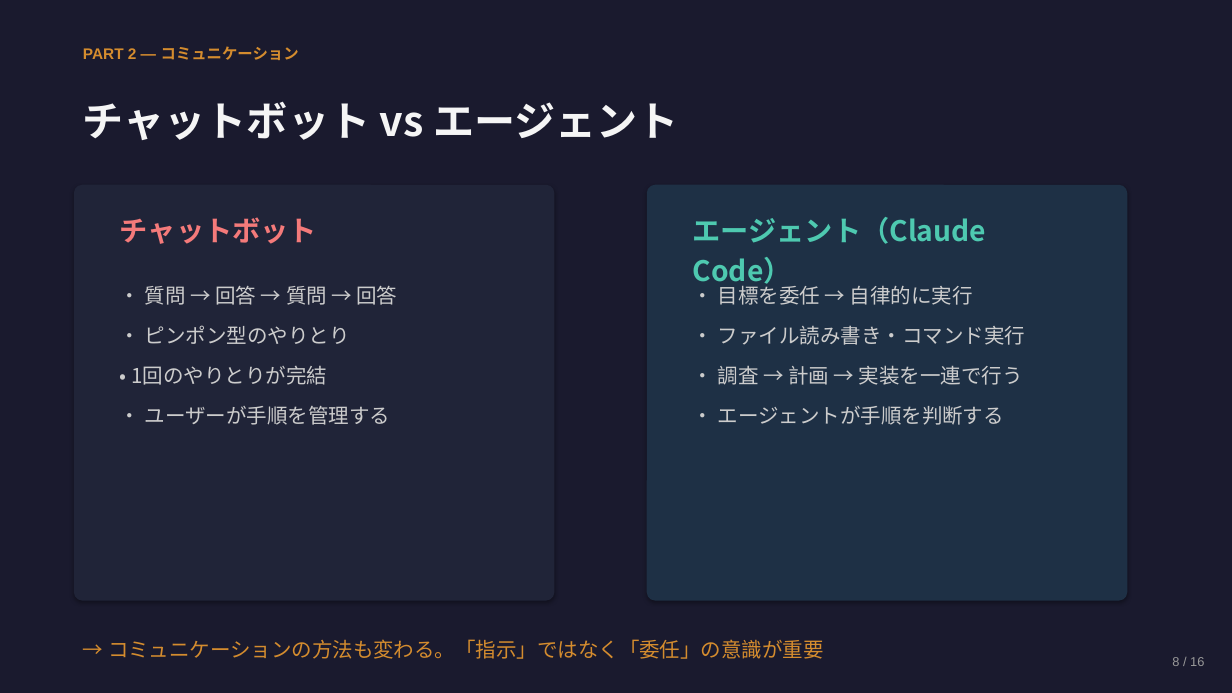
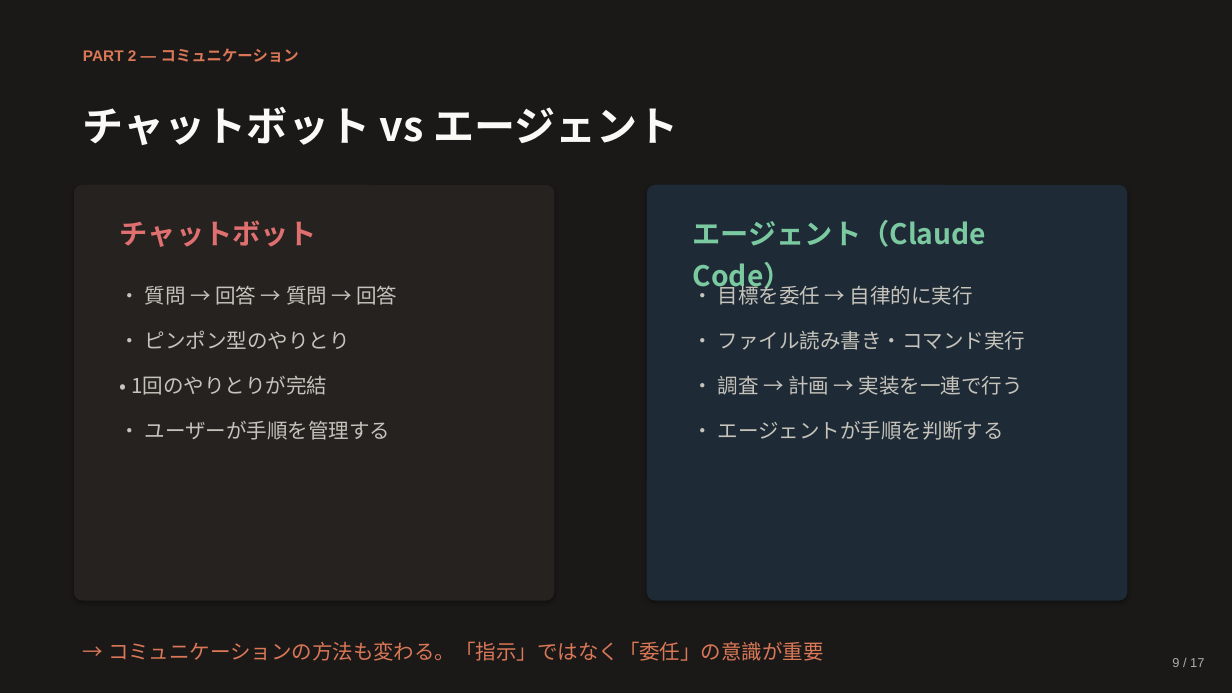
Before and after one commit to Ischca/zenn, a slide deck: slide 9 of slides/session1.pptx (slide 8 before the commit). Drawn at 1232x693 pixels with LibreOffice and Linux fonts; fonts in the diff are those of the drawing. Boxes give left, top, right and bottom in pixels: in the first picture for what was removed or moved away, otherwise in the second. Text is boxed around its words. In the diff, an @@ line names an element or a change of style, - is before the commit and + after.

```diff
--- a/slides/session1.pptx
+++ b/slides/session1.pptx
@@ background #1A1A2E to #1B1918 @@
@@ text "PART 2 — コミュニケーション" at [83, 48, 299, 62]: text colour #D48C2E to #D97757; line spacing 16.8pt to 18pt @@
@@ text "チャットボット vs エージェント" at [83, 106, 679, 145]: text colour #F5F5F5 to #FAF9F5; line spacing 44.8pt to 48pt @@
@@ rounded rectangle at [74, 185, 555, 601]: fill #202438 to #252220 @@
@@ text "チャットボット" at [120, 220, 317, 247]: text colour #F47A7A to #E07070; line spacing 30.8pt to 33pt @@
@@ rounded rectangle at [647, 185, 1128, 601]: fill #1E3045 to #1E2A35 @@
@@ text "エージェント（Claude Code）" at [693, 220, 986, 294]: text colour #4EC9B0 to #7BC9A0; line spacing 30.8pt to 33pt @@
@@ text "• 質問 → 回答 → ..." at [131, 286, 398, 440]: text colour #CCCCCC to #C5C3BB; more space between paragraphs @@
@@ text "• 目標を委任 → 自律的に実行" at [718, 282, 1025, 440]: text colour #CCCCCC to #C5C3BB; more space between paragraphs @@
@@ text "→ コミュニケーションの方法も変わる。「指示」ではなく「委任」の意識が重要" at [108, 641, 824, 661]: text colour #D48C2E to #D97757; line spacing 22.4pt to 24pt @@
@@ text at [1172, 658, 1204, 667]: text changed; text colour #999999 to #B0AEA5 @@
-8 / 16
+9 / 17
```
Also in this commit, not shown: 15 other slides changed, 1 slide added, 1 other file.
